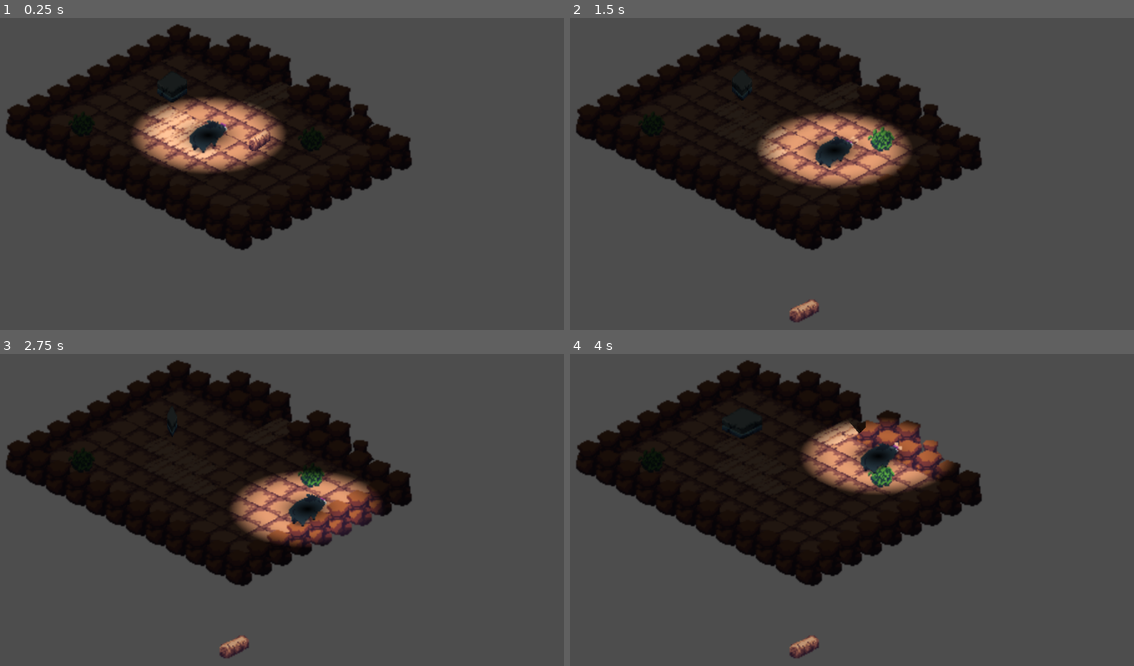
Above: before the commit, frames 1-4 (two rows, left to right).
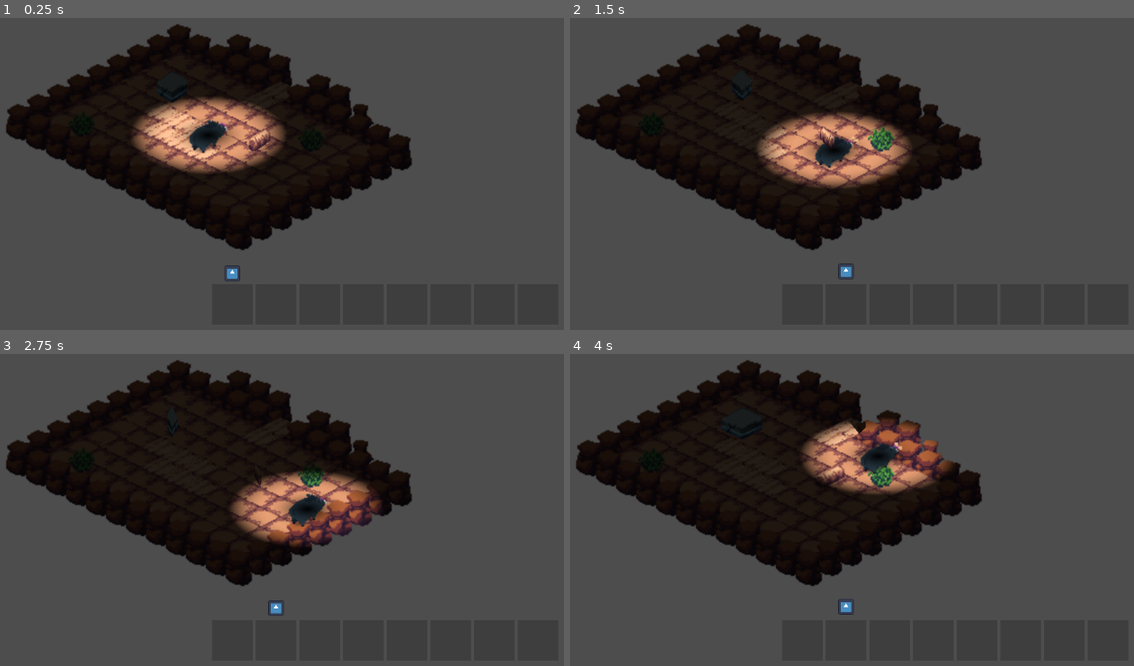
Above: after the commit, the same moments.

Repository: WoodShedGamesOfficial/GodotWildJam_71
Game: Godot game, scene res://Ryr/Lvls/environment.tscn
Two runs of this game, one before a commit and one after it. Both use one fixed random seed, a clock stepped at 60 frames per second and the inputs below. This scene is started directly instead of the project's main scene. The engine's default icon, where the game draws it, is replaced by a stand-in: a white triangle on a blue panel in a dark square.
Inputs (mouse positions are in pixels of both pictures, inside the frame that each line leads up to):
- Up to frame 1 (0.25 s): no input
- Up to frame 2 (1.5 s): move the mouse to (942, 124) at 0.52 s; hold Right (ui_right) 0.53-1.28 s; tap F (interact, bound only after the commit) at 0.6 s; move the mouse to (643, 164) at 1.27 s; hold Down (ui_down) from 1.28 s (still down); tap E (interact, bound only before the commit) at 1.35 s
- Up to frame 3 (2.75 s): move the mouse to (287, 391) at 2.02 s; release Down (ui_down) at 2.03 s; hold Right (ui_right) from 2.03 s (still down); tap F (interact, bound only after the commit) at 2.1 s
- Up to frame 4 (4 s): move the mouse to (750, 559) at 2.77 s; release Right (ui_right) at 2.78 s; hold Up (ui_up) 2.78-3.53 s; tap E (interact, bound only before the commit) at 2.85 s; move the mouse to (998, 541) at 3.52 s; hold Q (CycleLeft, bound only after the commit) from 3.53 s (still down); tap F (interact, bound only after the commit) at 3.6 s

The runs differ from the first frame. In frame 1, less than 0.1% of the frame differs, in the area x 39-43%, y 79-85%; in frame 2, 0.4%; in frame 3, 0.3%; in frame 4, 0.5%, in the area x 38-51%, y 35-98%.

Commit message:
Added several detail

Diff:
--- a/Ryr/Lvls/inventory_panel_ui.tscn
+++ b/Ryr/Lvls/inventory_panel_ui.tscn
@@ -27,32 +27,24 @@
 
 [node name="ItemUI" parent="HBoxContainer" instance=ExtResource("2_86318")]
 layout_mode = 2
-texture = null
 
 [node name="ItemUI2" parent="HBoxContainer" instance=ExtResource("2_86318")]
 layout_mode = 2
-texture = null
 
 [node name="ItemUI3" parent="HBoxContainer" instance=ExtResource("2_86318")]
 layout_mode = 2
-texture = null
 
 [node name="ItemUI4" parent="HBoxContainer" instance=ExtResource("2_86318")]
 layout_mode = 2
-texture = null
 
 [node name="ItemUI5" parent="HBoxContainer" instance=ExtResource("2_86318")]
 layout_mode = 2
-texture = null
 
 [node name="ItemUI6" parent="HBoxContainer" instance=ExtResource("2_86318")]
 layout_mode = 2
-texture = null
 
 [node name="ItemUI7" parent="HBoxContainer" instance=ExtResource("2_86318")]
 layout_mode = 2
-texture = null
 
 [node name="ItemUI8" parent="HBoxContainer" instance=ExtResource("2_86318")]
 layout_mode = 2
-texture = null
--- /dev/null
+++ b/Ryr/Lvls/item_detail_popup.tscn
@@ -0,0 +1,79 @@
+[gd_scene load_steps=4 format=3 uid="uid://7ytrn8jf4nj4"]
+
+[ext_resource type="Texture2D" uid="uid://cobx6c77opf2j" path="res://icon.svg" id="1_sxopn"]
+
+[sub_resource type="Gradient" id="Gradient_q60qx"]
+offsets = PackedFloat32Array(0)
+colors = PackedColorArray(0, 0, 0, 0.294118)
+
+[sub_resource type="GradientTexture1D" id="GradientTexture1D_kcnoc"]
+gradient = SubResource("Gradient_q60qx")
+
+[node name="ItemDetailPopup" type="CanvasLayer"]
+layer = 10
+
+[node name="Background" type="NinePatchRect" parent="."]
+anchors_preset = 15
+anchor_right = 1.0
+anchor_bottom = 1.0
+grow_horizontal = 2
+grow_vertical = 2
+texture = SubResource("GradientTexture1D_kcnoc")
+
+[node name="ItemDetailPanel" type="Control" parent="."]
+layout_mode = 3
+anchors_preset = 15
+anchor_right = 1.0
+anchor_bottom = 1.0
+grow_horizontal = 2
+grow_vertical = 2
+
+[node name="ItemModel" type="TextureRect" parent="ItemDetailPanel"]
+layout_mode = 1
+anchors_preset = 8
+anchor_left = 0.5
+anchor_top = 0.5
+anchor_right = 0.5
+anchor_bottom = 0.5
+offset_left = -100.0
+offset_top = -249.0
+offset_right = 100.0
+offset_bottom = -49.0
+grow_horizontal = 2
+grow_vertical = 2
+pivot_offset = Vector2(100, 100)
+texture = ExtResource("1_sxopn")
+
+[node name="ItemName" type="RichTextLabel" parent="ItemDetailPanel"]
+layout_mode = 1
+anchors_preset = 8
+anchor_left = 0.5
+anchor_top = 0.5
+anchor_right = 0.5
+anchor_bottom = 0.5
+offset_left = -91.0
+offset_top = -24.0
+offset_right = 84.0
+offset_bottom = 16.0
+grow_horizontal = 2
+grow_vertical = 2
+text = "Ordinary Key"
+fit_content = true
+scroll_active = false
+
+[node name="ItemDescription" type="RichTextLabel" parent="ItemDetailPanel"]
+layout_mode = 1
+anchors_preset = 8
+anchor_left = 0.5
+anchor_top = 0.5
+anchor_right = 0.5
+anchor_bottom = 0.5
+offset_left = -301.0
+offset_top = 44.0
+offset_right = 302.0
+offset_bottom = 194.0
+grow_horizontal = 2
+grow_vertical = 2
+text = "This is just ordinary key"
+fit_content = true
+scroll_active = false
--- a/Ryr/Lvls/item_ui.tscn
+++ b/Ryr/Lvls/item_ui.tscn
@@ -1,11 +1,183 @@
-[gd_scene load_steps=3 format=3 uid="uid://cjs7uimnjiwgn"]
+[gd_scene load_steps=9 format=3 uid="uid://cjs7uimnjiwgn"]
 
 [ext_resource type="Texture2D" uid="uid://cobx6c77opf2j" path="res://icon.svg" id="1_sj5fy"]
 [ext_resource type="Script" path="res://Ryr/Modules/item_ui.gd" id="2_wri8x"]
 
+[sub_resource type="Gradient" id="Gradient_fjjyl"]
+offsets = PackedFloat32Array(0)
+colors = PackedColorArray(0, 0, 0, 0.196078)
+
+[sub_resource type="GradientTexture1D" id="GradientTexture1D_o2j2m"]
+gradient = SubResource("Gradient_fjjyl")
+
+[sub_resource type="Animation" id="Animation_ji3ic"]
+resource_name = "None"
+tracks/0/type = "value"
+tracks/0/imported = false
+tracks/0/enabled = true
+tracks/0/path = NodePath("SelectedArrow:visible")
+tracks/0/interp = 1
+tracks/0/loop_wrap = true
+tracks/0/keys = {
+"times": PackedFloat32Array(0),
+"transitions": PackedFloat32Array(1),
+"update": 1,
+"values": [false]
+}
+tracks/1/type = "value"
+tracks/1/imported = false
+tracks/1/enabled = true
+tracks/1/path = NodePath("MarginContainer/Control/Model:scale")
+tracks/1/interp = 1
+tracks/1/loop_wrap = true
+tracks/1/keys = {
+"times": PackedFloat32Array(0),
+"transitions": PackedFloat32Array(1),
+"update": 0,
+"values": [Vector2(1, 1)]
+}
+
+[sub_resource type="Animation" id="Animation_wsli2"]
+length = 0.001
+tracks/0/type = "value"
+tracks/0/imported = false
+tracks/0/enabled = true
+tracks/0/path = NodePath("SelectedArrow:visible")
+tracks/0/interp = 1
+tracks/0/loop_wrap = true
+tracks/0/keys = {
+"times": PackedFloat32Array(0),
+"transitions": PackedFloat32Array(1),
+"update": 1,
+"values": [false]
+}
+tracks/1/type = "value"
+tracks/1/imported = false
+tracks/1/enabled = true
+tracks/1/path = NodePath("SelectedArrow:position")
+tracks/1/interp = 1
+tracks/1/loop_wrap = true
+tracks/1/keys = {
+"times": PackedFloat32Array(0),
+"transitions": PackedFloat32Array(1),
+"update": 0,
+"values": [Vector2(20, -35)]
+}
+tracks/2/type = "value"
+tracks/2/imported = false
+tracks/2/enabled = true
+tracks/2/path = NodePath("MarginContainer/Control/Model:scale")
+tracks/2/interp = 1
+tracks/2/loop_wrap = true
+tracks/2/keys = {
+"times": PackedFloat32Array(0),
+"transitions": PackedFloat32Array(1),
+"update": 0,
+"values": [Vector2(1, 1)]
+}
+
+[sub_resource type="Animation" id="Animation_wrdbx"]
+resource_name = "Selected"
+length = 0.25
+loop_mode = 2
+step = 0.05
+tracks/0/type = "value"
+tracks/0/imported = false
+tracks/0/enabled = true
+tracks/0/path = NodePath("SelectedArrow:visible")
+tracks/0/interp = 1
+tracks/0/loop_wrap = true
+tracks/0/keys = {
+"times": PackedFloat32Array(0),
+"transitions": PackedFloat32Array(1),
+"update": 1,
+"values": [true]
+}
+tracks/1/type = "value"
+tracks/1/imported = false
+tracks/1/enabled = true
+tracks/1/path = NodePath("SelectedArrow:position")
+tracks/1/interp = 1
+tracks/1/loop_wrap = true
+tracks/1/keys = {
+"times": PackedFloat32Array(0, 0.25),
+"transitions": PackedFloat32Array(1, 1),
+"update": 0,
+"values": [Vector2(20, -35), Vector2(20, -30)]
+}
+tracks/2/type = "value"
+tracks/2/imported = false
+tracks/2/enabled = true
+tracks/2/path = NodePath("MarginContainer/Control/Model:scale")
+tracks/2/interp = 1
+tracks/2/loop_wrap = true
+tracks/2/keys = {
+"times": PackedFloat32Array(0, 0.25),
+"transitions": PackedFloat32Array(1, 1),
+"update": 0,
+"values": [Vector2(1, 1), Vector2(1.1, 1.1)]
+}
+
+[sub_resource type="AnimationLibrary" id="AnimationLibrary_m1uwn"]
+_data = {
+"None": SubResource("Animation_ji3ic"),
+"RESET": SubResource("Animation_wsli2"),
+"Selected": SubResource("Animation_wrdbx")
+}
+
 [node name="ItemUI" type="TextureRect"]
 custom_minimum_size = Vector2(65, 65)
 size_flags_vertical = 4
+texture = SubResource("GradientTexture1D_o2j2m")
+expand_mode = 1
+script = ExtResource("2_wri8x")
+
+[node name="MarginContainer" type="MarginContainer" parent="."]
+layout_mode = 1
+anchors_preset = 15
+anchor_right = 1.0
+anchor_bottom = 1.0
+grow_horizontal = 2
+grow_vertical = 2
+theme_override_constants/margin_left = 5
+theme_override_constants/margin_top = 5
+theme_override_constants/margin_right = 5
+theme_override_constants/margin_bottom = 5
+
+[node name="Control" type="Control" parent="MarginContainer"]
+layout_mode = 2
+
+[node name="Model" type="TextureRect" parent="MarginContainer/Control"]
+layout_mode = 1
+anchors_preset = 8
+anchor_left = 0.5
+anchor_top = 0.5
+anchor_right = 0.5
+anchor_bottom = 0.5
+offset_left = -27.5
+offset_top = -27.5
+offset_right = 27.5
+offset_bottom = 27.5
+grow_horizontal = 2
+grow_vertical = 2
+pivot_offset = Vector2(27.5, 27.5)
+expand_mode = 1
+
+[node name="SelectedArrow" type="TextureRect" parent="."]
+visible = false
+layout_mode = 1
+anchors_preset = 5
+anchor_left = 0.5
+anchor_right = 0.5
+offset_left = -12.5
+offset_top = -35.0
+offset_right = 12.5
+offset_bottom = -10.0
+grow_horizontal = 2
 texture = ExtResource("1_sj5fy")
 expand_mode = 1
-script = ExtResource("2_wri8x")
+
+[node name="AnimationPlayer" type="AnimationPlayer" parent="."]
+libraries = {
+"": SubResource("AnimationLibrary_m1uwn")
+}
--- a/Ryr/Modules/inventory_panel.gd
+++ b/Ryr/Modules/inventory_panel.gd
@@ -4,10 +4,21 @@
 
 @export var item_ui_list : Array[ItemUI]
 
+var selected_index : int = 0
+
 # Called when the node enters the scene tree for the first time.
 func _ready():
 	SignalManager.on_item_acquired.connect(on_item_acquired)
 	SignalManager.on_item_lost.connect(on_item_lost)
+
+	# initial selected
+	item_ui_list[selected_index].set_selected(true)
+
+func _process(delta):
+	if Input.is_action_just_pressed("CycleRight") :
+		cycle_through_item(1)
+	elif Input.is_action_just_pressed("CycleLeft") :
+		cycle_through_item(-1)
 
 func on_item_acquired(item_id : ItemId.Id):
 	for item_ui in item_ui_list :
@@ -25,3 +36,15 @@
 func reset_ui():
 	for item_ui in item_ui_list :
 		item_ui.reset_ui()
+
+func cycle_through_item(index_offset : int) :
+	item_ui_list[selected_index].set_selected(false)
+
+	selected_index += index_offset
+
+	if selected_index >= item_ui_list.size() :
+		selected_index = item_ui_list.size() - 1
+	elif selected_index < 0 :
+		selected_index = 0
+
+	item_ui_list[selected_index].set_selected(true)
--- a/Ryr/Modules/item_ui.gd
+++ b/Ryr/Modules/item_ui.gd
@@ -2,17 +2,27 @@
 
 class_name ItemUI
 
+@onready var model = $MarginContainer/Control/Model
+@onready var animation_player = $AnimationPlayer
+
 var is_empty : bool = true
 var item_id : ItemId.Id = ItemId.Id.NONE
 
+var is_selected : bool = false
+
 func initialize(item_texture : Texture2D, item_id : ItemId.Id) :
-	texture = item_texture
+	model.texture = item_texture
 	self.item_id = item_id
 
 	is_empty = false
 
 func reset_ui():
-	texture = null
+	model.texture = null
 	item_id = ItemId.Id.NONE
 
 	is_empty = true
+
+func set_selected(is_selected : bool) :
+	self.is_selected = is_selected
+
+	animation_player.play("None" if !is_selected else "Selected")
--- a/project.godot
+++ b/project.godot
@@ -17,9 +17,7 @@
 
 [autoload]
 
-
 K9GlobalItemList="*res://K9/Globals/TxtFiles/Item_List.gd"
-
 SignalManager="*res://Ryr/Globals/SignalManager.gd"
 ConfigurationManager="*res://Ryr/Globals/ConfigurationManager.tscn"
 
@@ -27,7 +25,17 @@
 
 interact={
 "deadzone": 0.5,
+"events": [Object(InputEventKey,"resource_local_to_scene":false,"resource_name":"","device":-1,"window_id":0,"alt_pressed":false,"shift_pressed":false,"ctrl_pressed":false,"meta_pressed":false,"pressed":false,"keycode":0,"physical_keycode":70,"key_label":0,"unicode":102,"echo":false,"script":null)
+]
+}
+CycleRight={
+"deadzone": 0.5,
 "events": [Object(InputEventKey,"resource_local_to_scene":false,"resource_name":"","device":-1,"window_id":0,"alt_pressed":false,"shift_pressed":false,"ctrl_pressed":false,"meta_pressed":false,"pressed":false,"keycode":0,"physical_keycode":69,"key_label":0,"unicode":101,"echo":false,"script":null)
+]
+}
+CycleLeft={
+"deadzone": 0.5,
+"events": [Object(InputEventKey,"resource_local_to_scene":false,"resource_name":"","device":-1,"window_id":0,"alt_pressed":false,"shift_pressed":false,"ctrl_pressed":false,"meta_pressed":false,"pressed":false,"keycode":0,"physical_keycode":81,"key_label":0,"unicode":113,"echo":false,"script":null)
 ]
 }
 
@@ -35,7 +43,6 @@
 
 2d_physics/layer_20="Interactable"
 
-
 [rendering]
 
 renderer/rendering_method="gl_compatibility"
